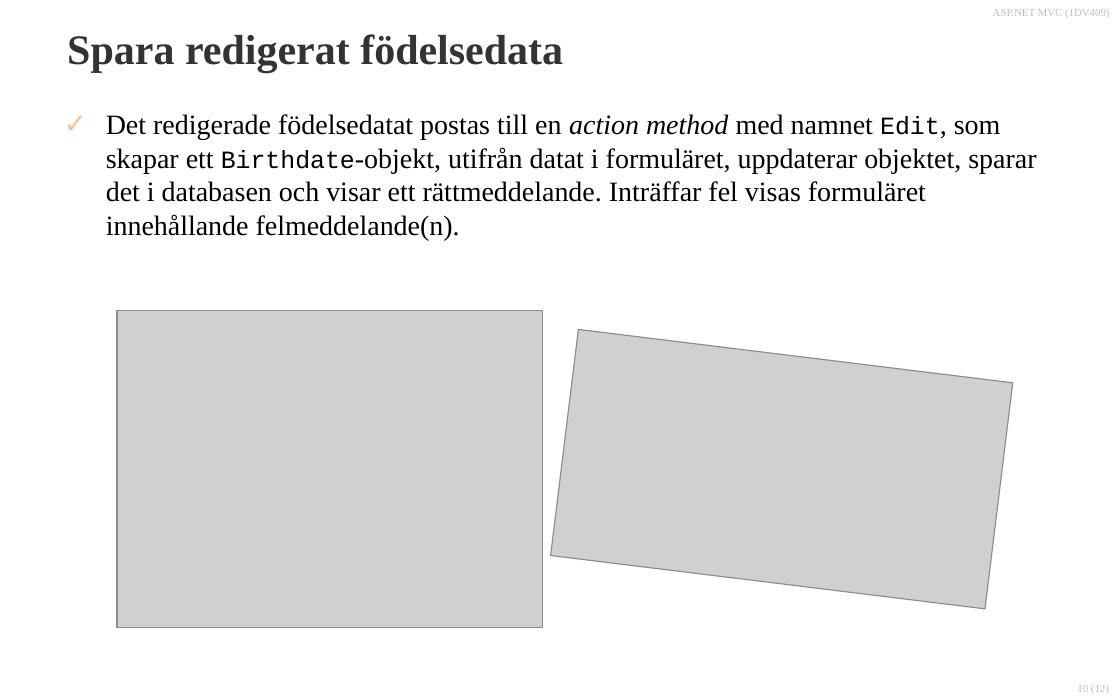
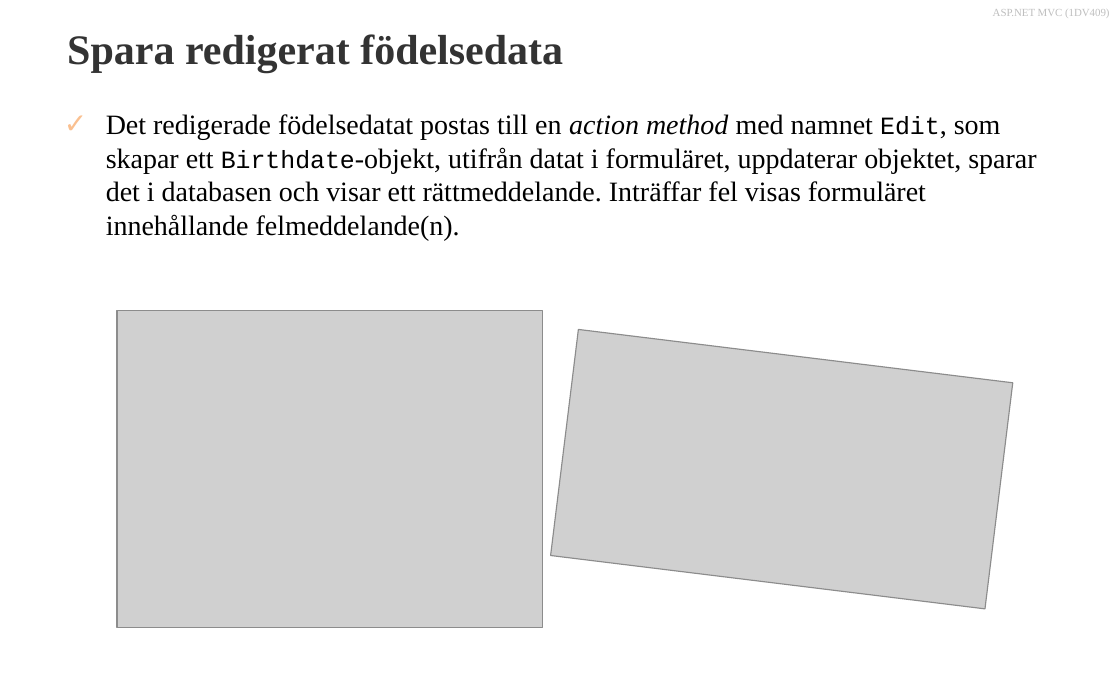
Before and after one commit to 1dv409/kursmaterial, a slide deck: slide 10 of Presentationsmaterial/Dokument/1.6 CRUD, Layout Pages och Partial Views.pptx. Drawn at 1120x700 pixels with LibreOffice and Linux fonts; fonts in the diff are those of the drawing; grey boxes stand for pictures; background and template pictures are left out. Boxes give left, top, right and bottom in pixels: in the first picture for what was removed or moved away, otherwise in the second. Text is boxed around its words. In the diff, an @@ line names an element or a change of style, - is before the commit and + after.

```diff
--- a/Presentationsmaterial/Dokument/1.6 CRUD, Layout Pages och Partial Views.pptx
+++ b/Presentationsmaterial/Dokument/1.6 CRUD, Layout Pages och Partial Views.pptx
@@ page number removed at (1077,685,1109,693) @@
-10 (12)
```
Also in this commit, not shown: 10 other slides changed, 58 other files.
